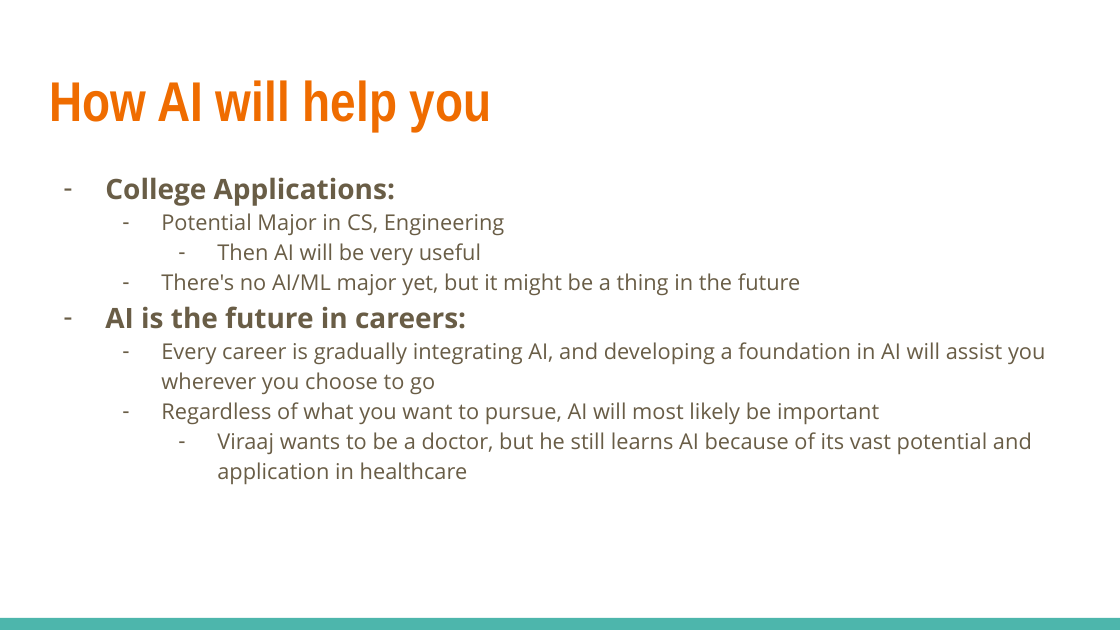
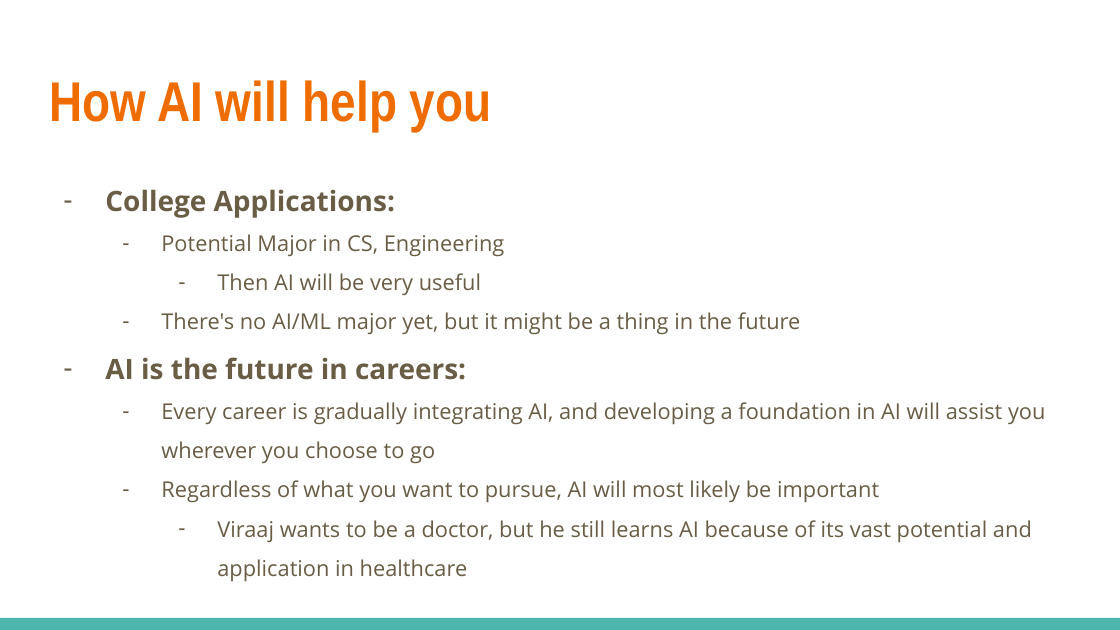
Before and after one commit to Intro-Course-AI-ML/LessonMaterials, a slide deck: slide 15 of 1_AI Course Presentation.pptx (slide 13 before the commit). Drawn at 1120x630 pixels with LibreOffice and Linux fonts; fonts in the diff are those of the drawing. Boxes give left, top, right and bottom in pixels: in the first picture for what was removed or moved away, otherwise in the second. Text is boxed around its words. In the diff, an @@ line names an element or a change of style, - is before the commit and + after.

```diff
--- a/1_AI Course Presentation.pptx
+++ b/1_AI Course Presentation.pptx
@@ text "College Applications:" at [105, 189, 1046, 543]: line spacing 1.15 to 1.5 @@
```
Also in this commit, not shown: 11 other slides changed, 5 slides added, 2 slides removed, 1 other file.
